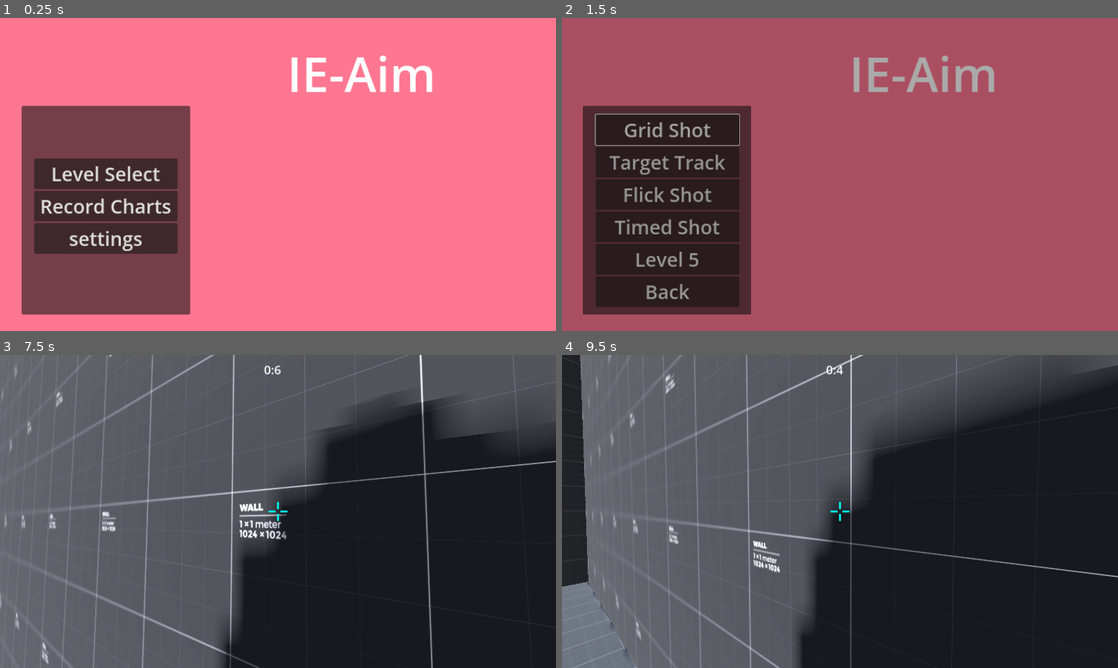
Above: before the commit, frames 1-4 (two rows, left to right).
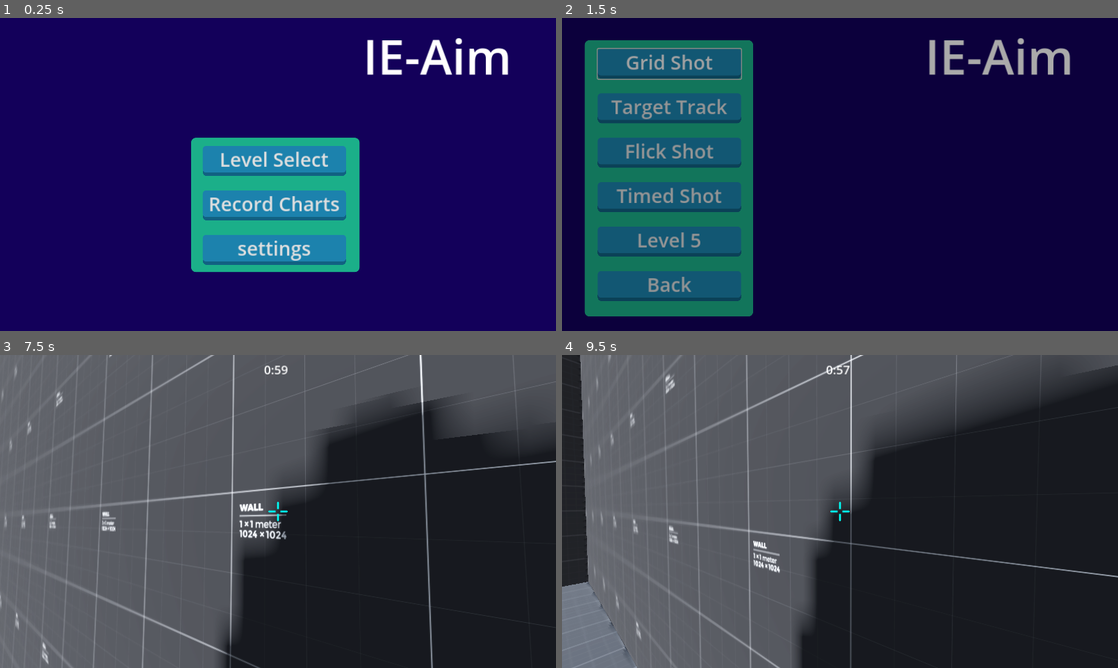
Above: after the commit, the same moments.

Repository: PureAsbestos/ie-aim
Game: Godot game, scene res://scenes/main.tscn
The game is run twice, just before and just after one commit, with the same random seed, the same clock (stepped at 60 frames per second) and the same inputs.
Inputs (mouse positions are in pixels of both pictures, inside the frame that each line leads up to):
- Up to frame 1 (0.25 s): no input
- Up to frame 2 (1.5 s): click "Level Select" at 0.5 s; click "Grid Shot" at 1.25 s
- Up to frame 3 (7.5 s): tap Enter (ui_accept) at 2, 2.27, 3.02, 4.52, 5.27, 6.02, 7.25 s; move the mouse to (305, 511) at 2.02 s; hold W (Forward) 2.03-7.28 s; click (305, 511) at 2.1 s; move the mouse to (250, 511) at 2.77 s; click (250, 511) at 2.85 s; move the mouse to (289, 505) at 3.52 s; click (289, 505) at 3.6 s; move the mouse to (272, 517) at 4.27 s; click (272, 517) at 4.35 s; move the mouse to (316, 514) at 5.02 s; click (316, 514) at 5.1 s; move the mouse to (233, 508) at 5.77 s; click (233, 508) at 5.85 s; move the mouse to (283, 511) at 6.52 s; click (283, 511) at 6.6 s; move the mouse to (255, 505) at 7.27 s; hold D (Right) from 7.28 s (still down); click (255, 505) at 7.35 s
- Up to frame 4 (9.5 s): tap Enter (ui_accept) at 7.52, 8.27, 9.02 s; move the mouse to (867, 511) at 8.02 s; release D (Right) at 8.03 s; hold W (Forward) from 8.03 s (still down); click (867, 511) at 8.1 s; move the mouse to (812, 511) at 8.77 s; click (812, 511) at 8.85 s

The runs differ from the first frame. In frame 1, 100% of the frame differs, in the area x 0-100%, y 0-100%; in frame 2, 100%; in frame 3, less than 0.1%; in frame 4, less than 0.1%.

Commit message:
add theme

Diff:
--- a/scenes/levels/gridShot.tscn
+++ b/scenes/levels/gridShot.tscn
@@ -27,7 +27,7 @@
 [node name="room" parent="WorldEnvironment" instance=ExtResource("2_hxf53")]
 
 [node name="DirectionalLight3D" type="DirectionalLight3D" parent="WorldEnvironment/room"]
-transform = Transform3D(0.0866982, 0.862949, -0.497798, -0.00174245, 0.49981, 0.866134, 0.996233, -0.0742248, 0.0448362, -0.00450867, 49.9141, 50.0858)
+transform = Transform3D(0.0866983, 0.862949, -0.497798, -0.00174245, 0.49981, 0.866133, 0.996233, -0.0742249, 0.0448363, -0.00450867, 49.9141, 50.0858)
 shadow_enabled = true
 sky_mode = 1
 
--- a/scenes/levels/timer.tscn
+++ b/scenes/levels/timer.tscn
@@ -10,6 +10,7 @@
 script = ExtResource("1_l2ifs")
 
 [node name="startCountDown" type="Label" parent="."]
+layout_mode = 0
 offset_left = 454.0
 offset_top = 158.0
 offset_right = 694.0
@@ -20,6 +21,7 @@
 horizontal_alignment = 1
 
 [node name="gameCountDown" type="Label" parent="."]
+layout_mode = 0
 offset_left = 547.0
 offset_top = 12.0
 offset_right = 646.0
--- a/scenes/menus/settings.tscn
+++ b/scenes/menus/settings.tscn
@@ -1,6 +1,7 @@
-[gd_scene load_steps=4 format=3 uid="uid://cwfm6a0rfv30"]
+[gd_scene load_steps=5 format=3 uid="uid://cwfm6a0rfv30"]
 
 [ext_resource type="Script" path="res://scripts/menuScripts/settings.gd" id="1_53ome"]
+[ext_resource type="Theme" uid="uid://co8018sbwci4f" path="res://scenes/menus/theme.tres" id="1_nlxaa"]
 [ext_resource type="Script" path="res://scripts/menuScripts/sensSlider.gd" id="2_q857c"]
 [ext_resource type="PackedScene" uid="uid://clwh0f7b4vgwe" path="res://scenes/menus/volumeSlider.tscn" id="2_vox6b"]
 
@@ -8,6 +9,7 @@
 process_mode = 3
 layout_mode = 3
 anchors_preset = 0
+theme = ExtResource("1_nlxaa")
 script = ExtResource("1_53ome")
 metadata/_edit_horizontal_guides_ = []
 
@@ -36,6 +38,7 @@
 offset_bottom = 539.0
 grow_horizontal = 2
 grow_vertical = 2
+theme_override_constants/separation = 4
 metadata/_edit_group_ = true
 
 [node name="videoLabel" type="Label" parent="Video"]
@@ -98,6 +101,7 @@
 offset_top = 88.0
 offset_right = 880.0
 offset_bottom = 362.0
+theme_override_constants/separation = 4
 metadata/_edit_group_ = true
 
 [node name="audioLabel" type="Label" parent="Audio"]
--- /dev/null
+++ b/scenes/menus/theme.tres
@@ -0,0 +1,50 @@
+[gd_resource type="Theme" load_steps=7 format=3 uid="uid://co8018sbwci4f"]
+
+[sub_resource type="StyleBoxFlat" id="StyleBoxFlat_qok3r"]
+bg_color = Color(0.12549, 0.552941, 0.733333, 1)
+border_width_bottom = 7
+border_color = Color(0.0666667, 0.376471, 0.501961, 1)
+corner_radius_top_left = 7
+corner_radius_top_right = 7
+corner_radius_bottom_right = 7
+corner_radius_bottom_left = 7
+
+[sub_resource type="StyleBoxFlat" id="StyleBoxFlat_mdcgy"]
+bg_color = Color(0.109804, 0.509804, 0.678431, 1)
+border_width_bottom = 7
+border_color = Color(0.0666667, 0.380392, 0.509804, 1)
+corner_radius_top_left = 7
+corner_radius_top_right = 7
+corner_radius_bottom_right = 7
+corner_radius_bottom_left = 7
+
+[sub_resource type="StyleBoxFlat" id="StyleBoxFlat_vklkg"]
+bg_color = Color(0.0431373, 0.294118, 0.4, 1)
+border_width_bottom = 7
+border_color = Color(0.0196078, 0.2, 0.27451, 1)
+corner_radius_top_left = 7
+corner_radius_top_right = 7
+corner_radius_bottom_right = 7
+corner_radius_bottom_left = 7
+
+[sub_resource type="StyleBoxFlat" id="StyleBoxFlat_ywwdj"]
+bg_color = Color(0.141176, 0.580392, 0.772549, 1)
+
+[sub_resource type="StyleBoxFlat" id="StyleBoxFlat_wl37h"]
+bg_color = Color(0.054902, 0.329412, 0.447059, 1)
+
+[sub_resource type="StyleBoxFlat" id="StyleBoxFlat_0rlf3"]
+bg_color = Color(0.105882, 0.686275, 0.537255, 1)
+corner_radius_top_left = 10
+corner_radius_top_right = 10
+corner_radius_bottom_right = 10
+corner_radius_bottom_left = 10
+
+[resource]
+Button/styles/hover = SubResource("StyleBoxFlat_qok3r")
+Button/styles/normal = SubResource("StyleBoxFlat_mdcgy")
+Button/styles/pressed = SubResource("StyleBoxFlat_vklkg")
+HSlider/styles/grabber_area = SubResource("StyleBoxFlat_ywwdj")
+HSlider/styles/grabber_area_highlight = SubResource("StyleBoxFlat_wl37h")
+Panel/styles/panel = SubResource("StyleBoxFlat_0rlf3")
+VBoxContainer/constants/separation = 30
--- a/scenes/menus/title.tscn
+++ b/scenes/menus/title.tscn
@@ -1,25 +1,26 @@
-[gd_scene load_steps=2 format=3 uid="uid://cfsqqyirq7lwq"]
+[gd_scene load_steps=3 format=3 uid="uid://cfsqqyirq7lwq"]
 
 [ext_resource type="Script" path="res://scripts/menuScripts/title.gd" id="1_1gvb7"]
+[ext_resource type="Theme" uid="uid://co8018sbwci4f" path="res://scenes/menus/theme.tres" id="1_fr6sq"]
 
 [node name="titleScreen" type="Control"]
 process_mode = 3
 layout_mode = 3
 anchors_preset = 0
+theme = ExtResource("1_fr6sq")
 script = ExtResource("1_1gvb7")
 
 [node name="ColorRect" type="ColorRect" parent="."]
 layout_mode = 0
 offset_right = 1155.0
 offset_bottom = 649.0
-color = Color(1, 0.462745, 0.568627, 1)
+color = Color(0.0745098, 0, 0.352941, 1)
 
 [node name="Label" type="Label" parent="."]
 layout_mode = 0
-offset_left = 499.0
-offset_top = 36.0
-offset_right = 1000.0
-offset_bottom = 195.0
+offset_left = 656.0
+offset_right = 1157.0
+offset_bottom = 159.0
 theme_override_font_sizes/font_size = 100
 text = "IE-Aim"
 horizontal_alignment = 1
@@ -27,17 +28,17 @@
 
 [node name="Panel" type="Panel" parent="."]
 layout_mode = 0
-offset_left = 45.0
-offset_top = 182.0
-offset_right = 394.0
-offset_bottom = 614.0
+offset_left = 396.0
+offset_top = 248.0
+offset_right = 745.0
+offset_bottom = 526.0
 
 [node name="VBoxContainer" type="VBoxContainer" parent="Panel"]
 layout_mode = 0
-offset_left = 26.0
-offset_top = 109.0
-offset_right = 323.0
-offset_bottom = 316.0
+offset_left = 24.0
+offset_top = 17.0
+offset_right = 321.0
+offset_bottom = 263.0
 
 [node name="levelSelect" type="Button" parent="Panel/VBoxContainer"]
 layout_mode = 2
@@ -58,17 +59,17 @@
 [node name="levelSelect" type="Panel" parent="."]
 visible = false
 layout_mode = 0
-offset_left = 43.0
-offset_top = 182.0
-offset_right = 392.0
-offset_bottom = 614.0
+offset_left = 47.0
+offset_top = 46.0
+offset_right = 396.0
+offset_bottom = 618.0
 
 [node name="VBoxContainer" type="VBoxContainer" parent="levelSelect"]
 layout_mode = 0
 offset_left = 27.0
 offset_top = 18.0
 offset_right = 324.0
-offset_bottom = 416.0
+offset_bottom = 540.0
 
 [node name="gridShot" type="Button" parent="levelSelect/VBoxContainer"]
 layout_mode = 2
--- a/scripts/levelScripts/gridShot.gd
+++ b/scripts/levelScripts/gridShot.gd
@@ -14,12 +14,13 @@
 
 func _ready():
 	await animate.animation_finished
+	GlobalSettings.counter = 0
 	$timer.timerReady()
 
 func randomize_position() -> Vector3:
 	randomize()
-	var x : float = randf_range(MIN_X, MAX_X)
-	var y : float = randf_range(MIN_Y, MAX_Y)
+	var x : float = int(randf_range(MIN_X, MAX_X))
+	var y : float = int(randf_range(MIN_Y, MAX_Y))
 	var random_coord : Vector3 = Vector3(x, y, Z)
 	return random_coord
 
--- a/scripts/levelScripts/timer.gd
+++ b/scripts/levelScripts/timer.gd
@@ -5,13 +5,12 @@
 var minute = 0
 
 func timerReady():
-	print("time")
 	startTime = 4
 	sec = startTime
 	$countDown.start(1)
 
 func startGame():
-	startTime = 7
+	startTime = 60
 	sec = startTime
 	$countDown.start(1)
 	$"../targetSpawnTimer".start(1)
@@ -24,12 +23,12 @@
 		sec -= 1
 		if startTime == 4:
 			$startCountDown.text = str(sec)
-		elif startTime == 7:
+		elif startTime == 60:
 			$gameCountDown.text = str(minute) + ":" + str(sec)
 	elif sec == 1:
 		sec -= 1
 		$startCountDown.text = "GO!"
-		if startTime == 7:
+		if startTime == 60:
 			$gameCountDown.text = str(minute) + ":" + str(sec)
 			$countDown.stop()
 	if sec == 0:
